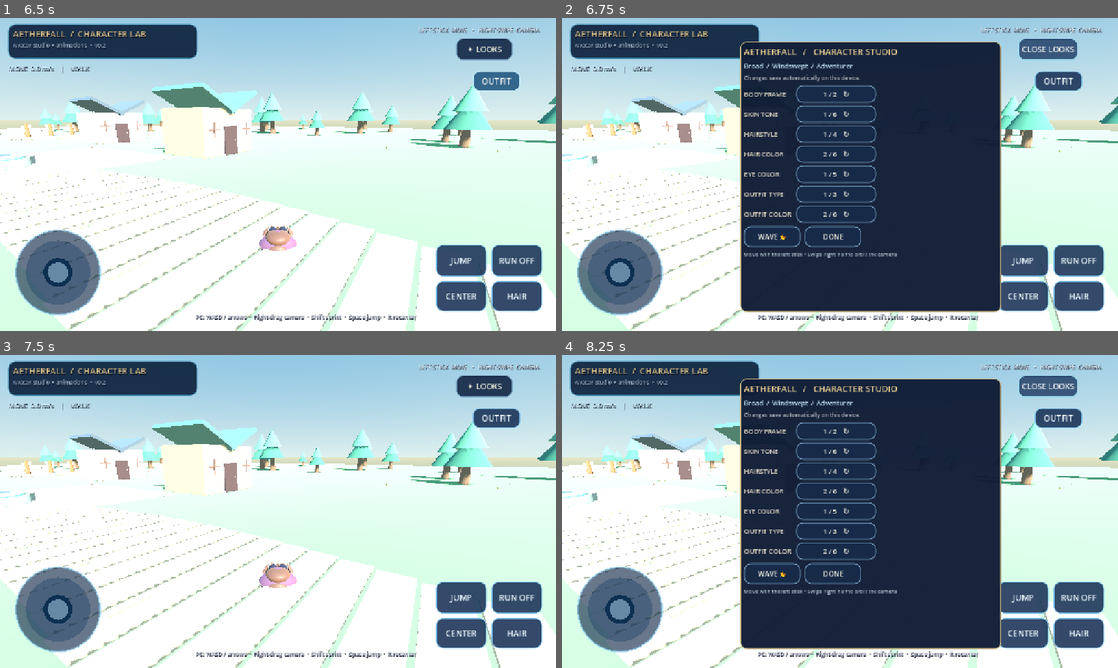
Above: before the commit, frames 1-4 (two rows, left to right).
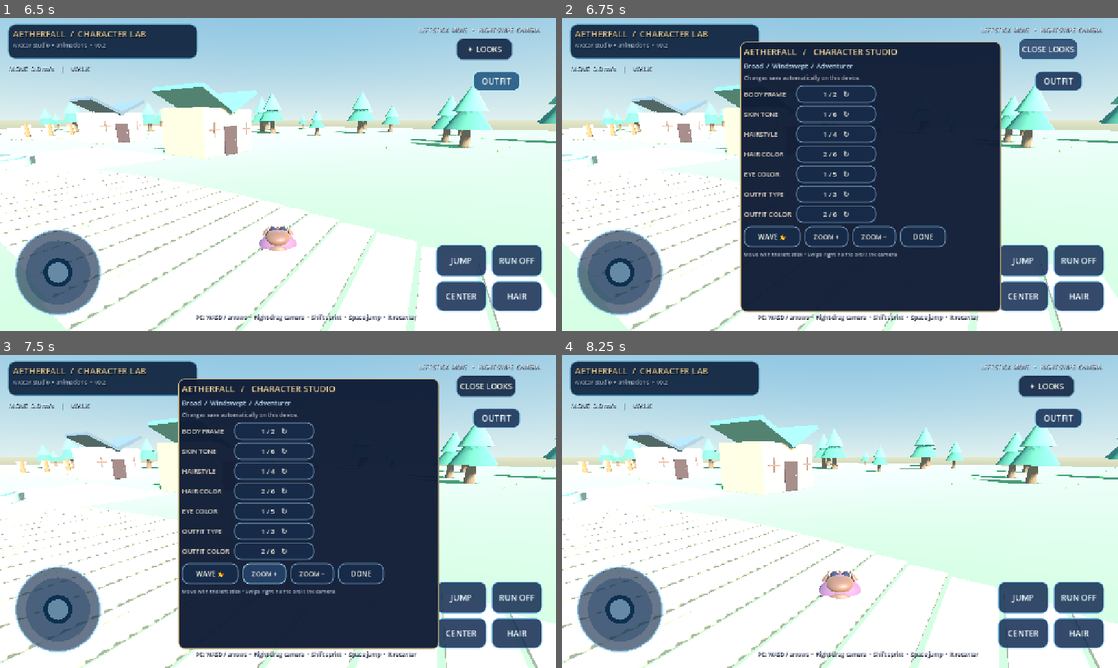
Above: after the commit, the same moments.

Repository: demetrecerrone-star/Aetherfall
Game: Godot game, scene res://scenes/main.tscn
The game is run twice, just before and just after one commit, with the same random seed, the same clock (stepped at 60 frames per second) and the same inputs.
Inputs (mouse positions are in pixels of both pictures, inside the frame that each line leads up to):
- Up to frame 1 (6.5 s): click "JUMP" at 0.5 s; drag from (55, 271) to (333, 105) at 1.27 s; drag from (166, 190) to (250, 237) at 2.02 s; click "RUN OFF" at 2.75 s; click "RUN ON" at 3.5 s; click "CENTER" at 4.25 s; click "HAIR" at 5 s; click "OUTFIT" at 5.75 s
- Up to frame 2 (6.75 s): click "✦ LOOKS" at 6.5 s
- Up to frame 3 (7.5 s): click (266, 574) at 7.25 s, where only the run after the commit has a clickable "ZOOM +"
- Up to frame 4 (8.25 s): click "✦ LOOKS" (after the commit: "DONE") at 8 s

Frame 1 is identical in both runs. In frame 2, 0.5% of the frame differs, in the area x 45-70%, y 66-74%; in frame 3, 46%; in frame 4, 47%, in the area x 0-100%, y 6-100%.

Commit message:
v0.2 add adjustable third-person camera zoom in mobile studio

Diff:
--- a/scripts/character_customizer.gd
+++ b/scripts/character_customizer.gd
@@ -114,7 +114,13 @@
 	var wave := _btn("WAVE 👋", 130, 48, 16)
 	wave.pressed.connect(_wave)
 	actions.add_child(wave)
-	var closer := _btn("DONE", 130, 48, 16)
+	var zoom_near := _btn("ZOOM +", 100, 48, 15)
+	zoom_near.pressed.connect(func() -> void: _zoom(-0.6))
+	actions.add_child(zoom_near)
+	var zoom_far := _btn("ZOOM −", 100, 48, 15)
+	zoom_far.pressed.connect(func() -> void: _zoom(0.6))
+	actions.add_child(zoom_far)
+	var closer := _btn("DONE", 105, 48, 16)
 	closer.pressed.connect(_toggle)
 	actions.add_child(closer)
 
@@ -150,3 +156,7 @@
 		avatar.wave()
 	_panel.visible = false
 	_start_button.text = "✦ LOOKS"
+
+func _zoom(change: float) -> void:
+	if player != null and player.has_method("adjust_camera_distance"):
+		player.adjust_camera_distance(change)
